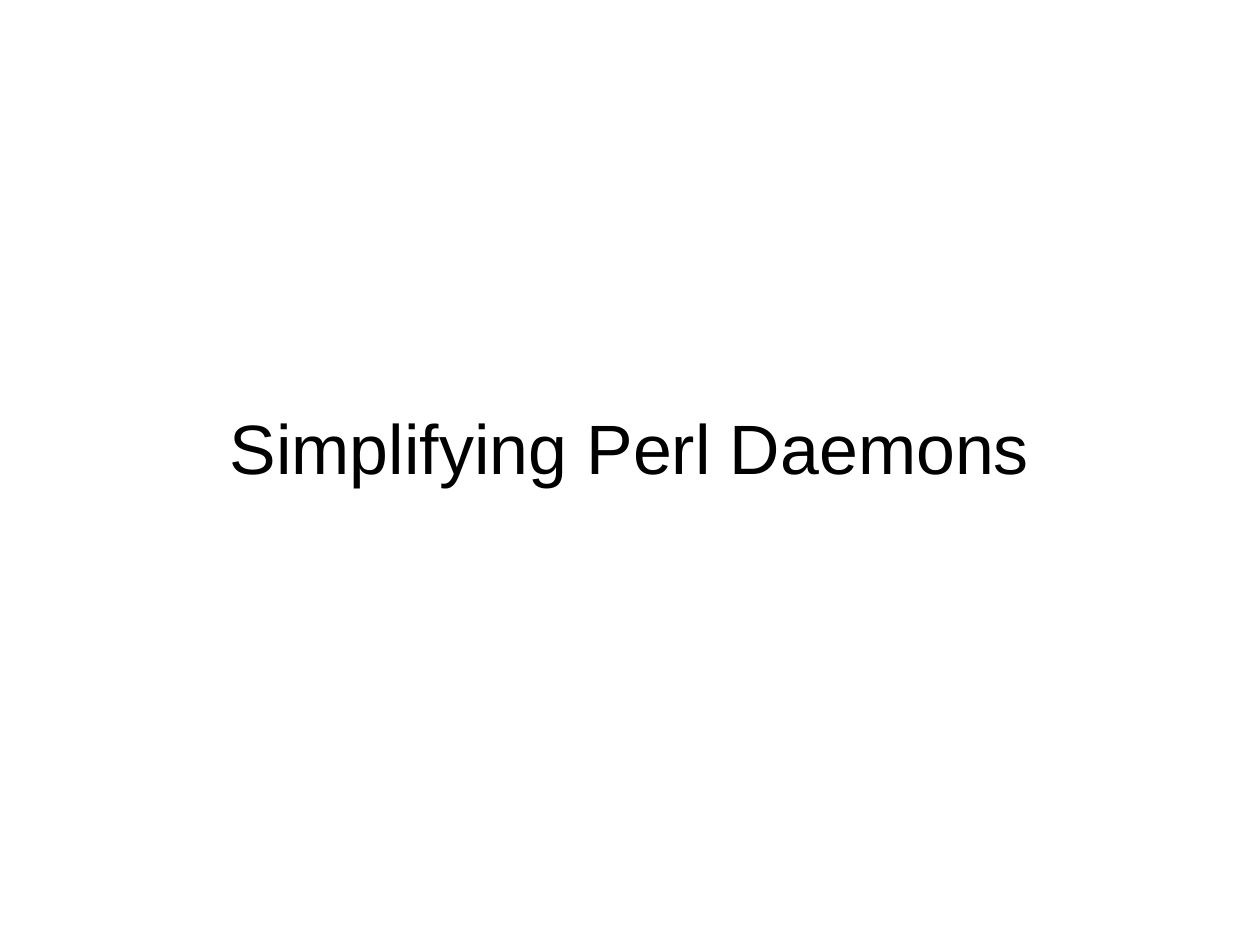
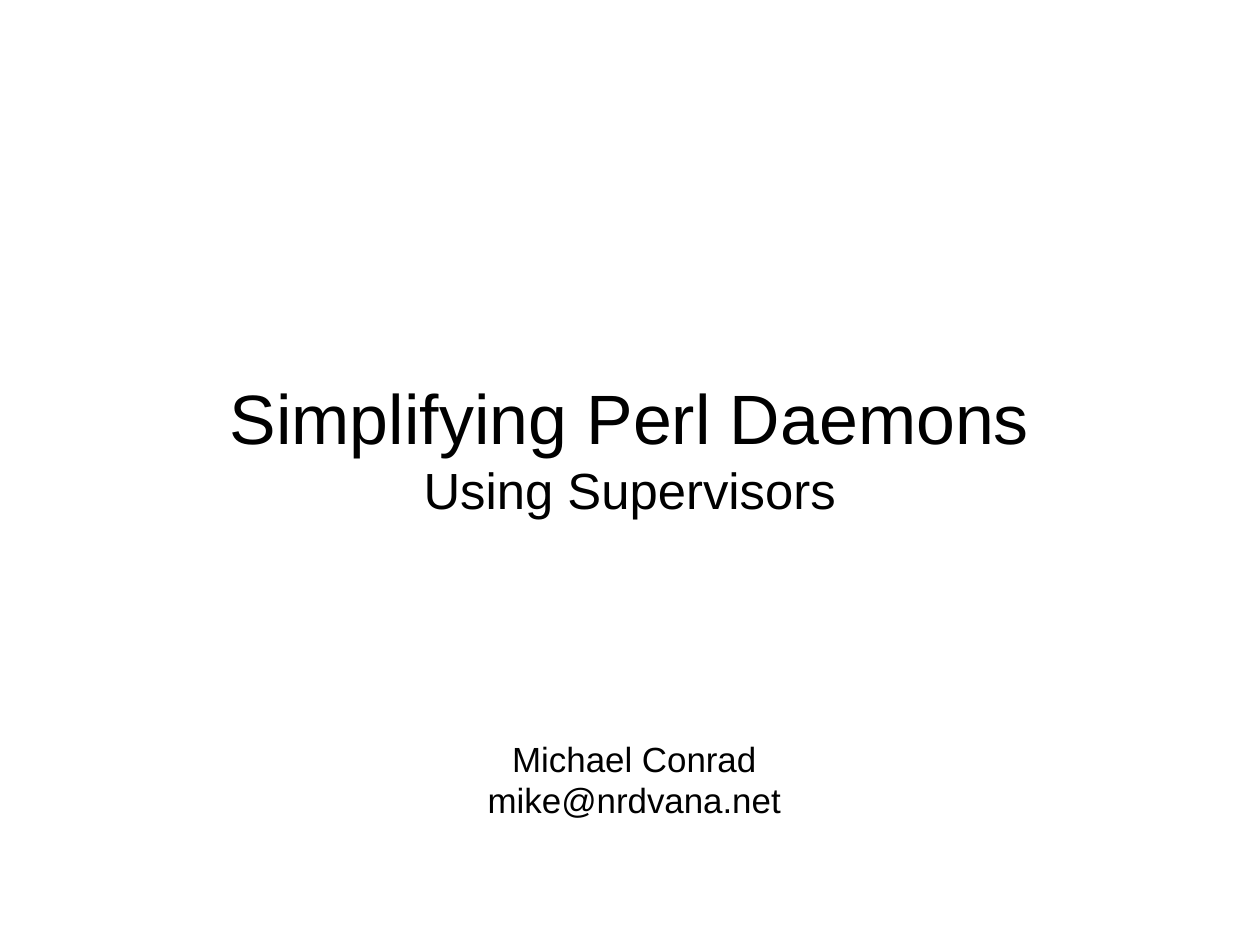
Before and after one commit to nrdvana/yapc-supervision-talk, a slide deck: slide 1 of slides.odp. Drawn at 1260x945 pixels with LibreOffice and Linux fonts; fonts in the diff are those of the drawing. Boxes give left, top, right and bottom in pixels: in the first picture for what was removed or moved away, otherwise in the second. Text is boxed around its words. In the diff, an @@ line names an element or a change of style, - is before the commit and + after.

```diff
--- a/slides.odp
+++ b/slides.odp
@@ title at [230,393,1029,519]: text changed @@
-Simplifying Perl Daemons
+Simplifying Perl Daemons
+Using Supervisors
@@ text added at [488,746,781,818], 22 pt, text #000000 @@
+Michael Conrad
+mike@nrdvana.net
```
Also in this commit, not shown: 20 other slides changed, 1 slide removed, 1 other file.
